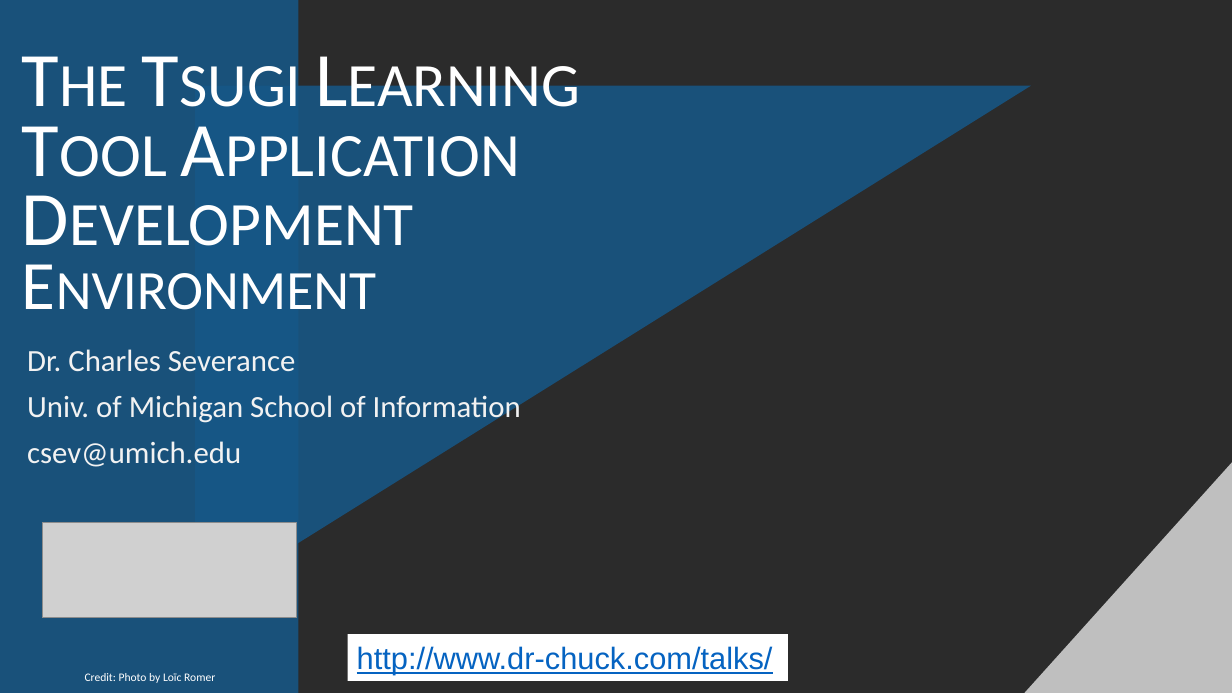
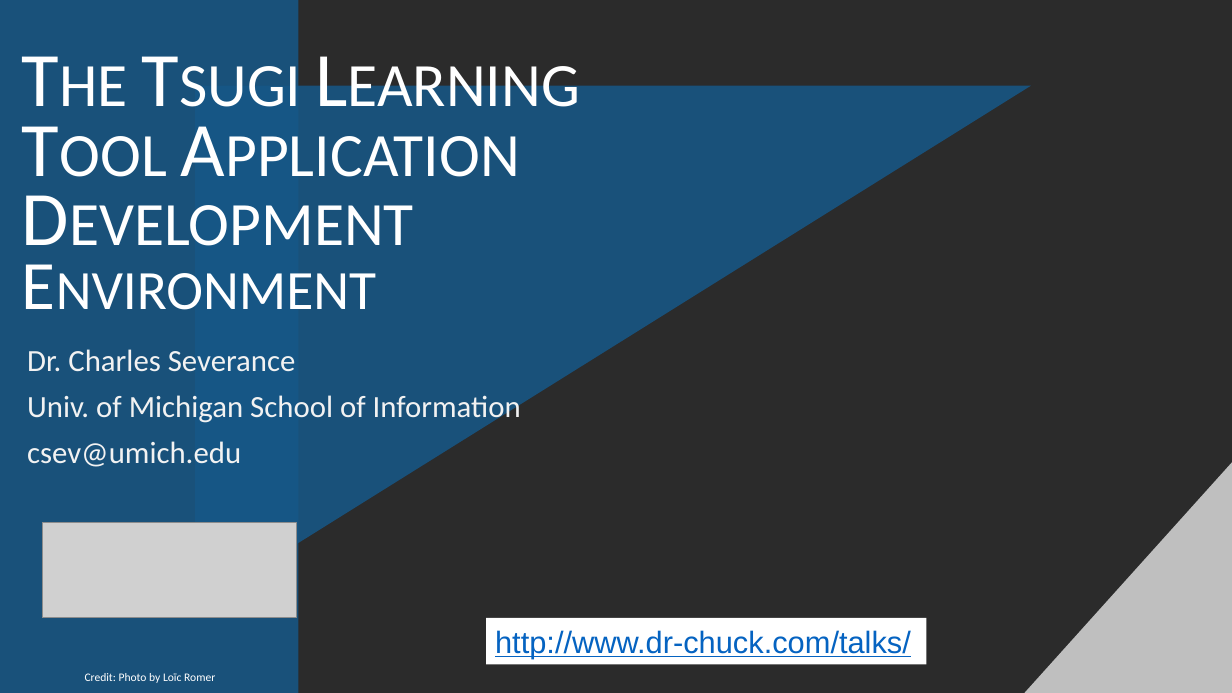
Before and after one commit to csev/talks, a slide deck: slide 1 of 2018/2018-06-Apereo-Workshop-Outline.pptx. Drawn at 1232x693 pixels with LibreOffice and Linux fonts; fonts in the diff are those of the drawing; grey boxes stand for pictures; background and template pictures are left out; a plain dark background stands for a picture behind light text. Boxes give left, top, right and bottom in pixels: in the first picture for what was removed or moved away, otherwise in the second. Text is boxed around its words. In the diff, an @@ line names an element or a change of style, - is before the commit and + after.

```diff
--- a/2018/2018-06-Apereo-Workshop-Outline.pptx
+++ b/2018/2018-06-Apereo-Workshop-Outline.pptx
@@ rectangle "http://www.dr-chuck.com/talks/": place and size @@
-rectangle "http://www.dr-chuck.com/talks/" at (348,634,788,680)
+rectangle "http://www.dr-chuck.com/talks/" at (486,618,927,665)
```
Also in this commit, not shown: 2 other files.
